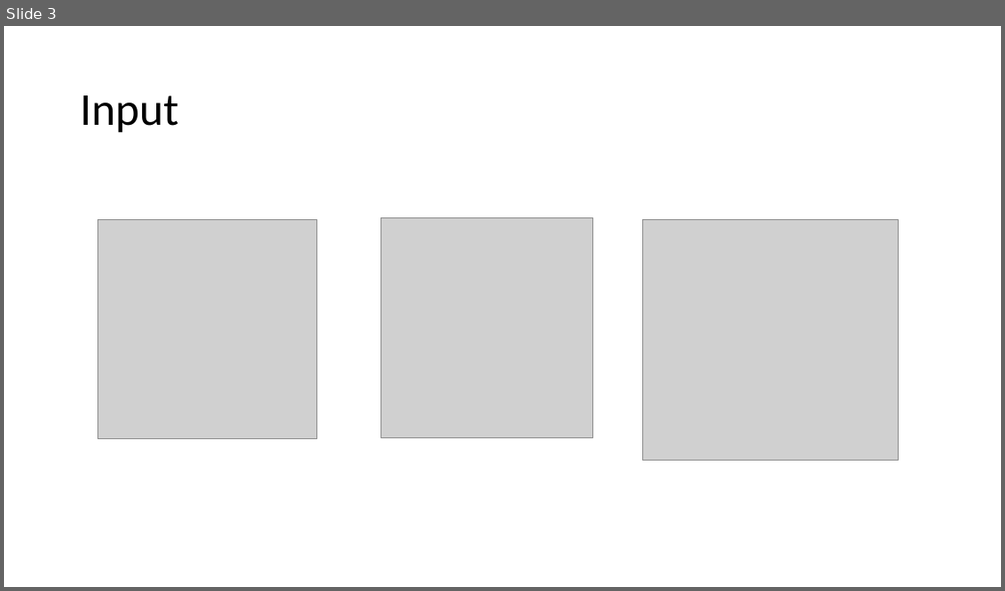
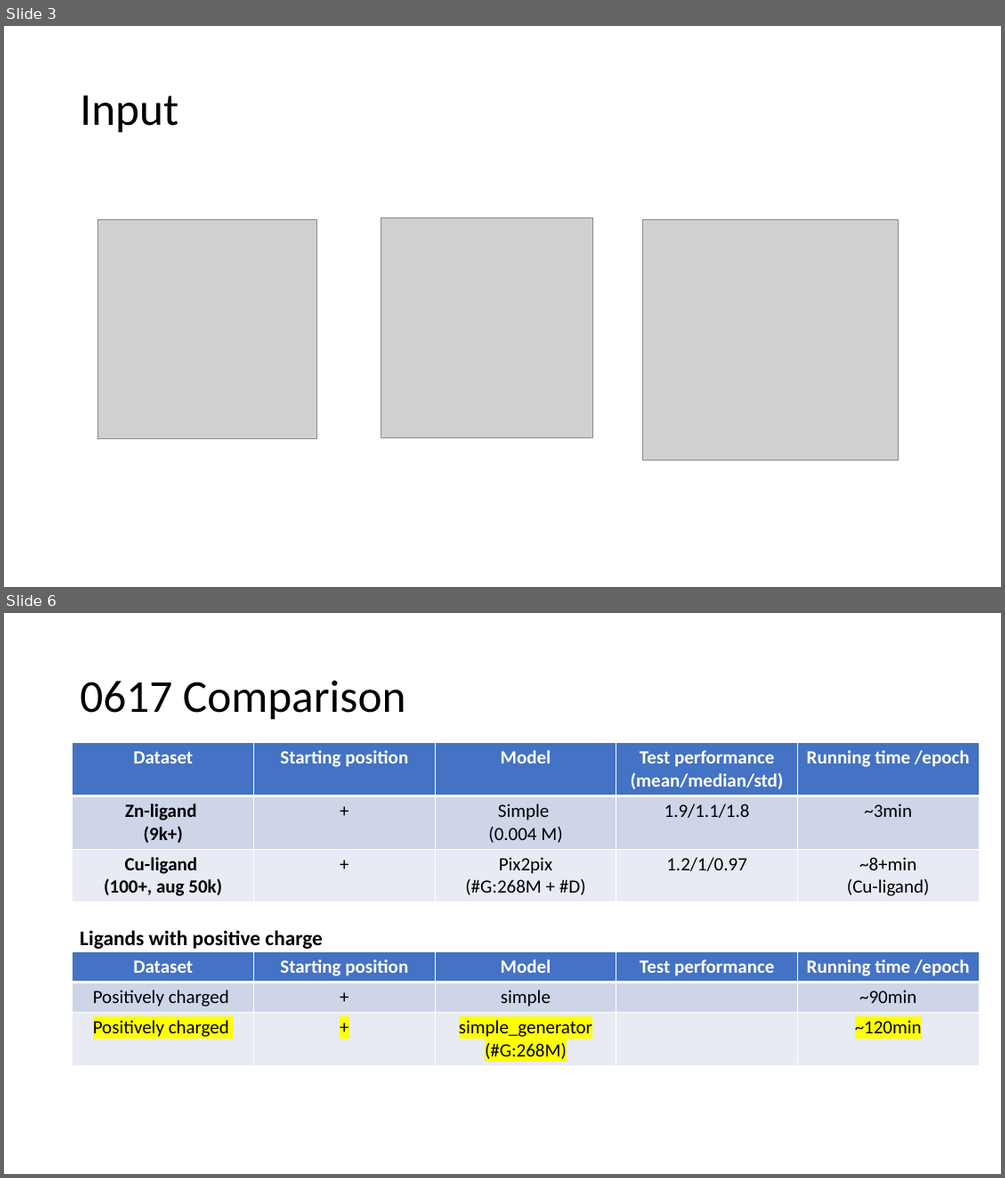
Before and after one commit to Irishikitty/Ligand_binding, a slide deck: Presentation2.pptx. Shown one above the other, each under a label of ours: slide 3 before the commit, slides 3 and 6 after it; the slides between them are not shown. The pictures are 1005x591 and 1005x1178 pixels, drawn with LibreOffice and Linux fonts; fonts in the diff are those of the drawing; grey boxes stand for pictures. Boxes give left, top, right and bottom in pixels: in the first picture for what was removed or moved away, otherwise in the second. Text is boxed around its words. In the diff, an @@ line names an element or a change of style, - is before the commit and + after.

Commit message:
FINISHED simple_generator

```diff
--- a/Presentation2.pptx
+++ b/Presentation2.pptx
@@ slide 6 added at <box>4,613,1001,1174</box>, background #FFFFFF @@
@@ title added at <box>80,680,406,720</box>, 44 pt, text #000000 @@
+0617 Comparison
@@ table added at <box>73,742,978,900</box>, 3 rows, 5 columns @@
+Dataset | Starting position | Model | Test performance (mean/median/std) | Running time /epoch
+Zn-ligand / (9k+) | + | Simple / (0.004 M) | 1.9/1.1/1.8 | ~3min
+Cu-ligand / (100+, aug 50k) | + | Pix2pix / (#G:268M + #D) | 1.2/1/0.97 | ~8+min / (Cu-ligand)
@@ text added at <box>80,930,322,949</box>, 20 pt, text #000000, bold @@
+Ligands with positive charge
@@ table added at <box>73,952,978,1064</box>, 3 rows, 5 columns @@
+Dataset | Starting position | Model | Test performance | Running time /epoch
+Positively charged | + | simple |  | ~90min
+Positively charged | + | simple_generator / (#G:268M) |  | ~120min
```
Also in this commit, not shown: 1 slide changed, 2 other slides added, 2 other files.
